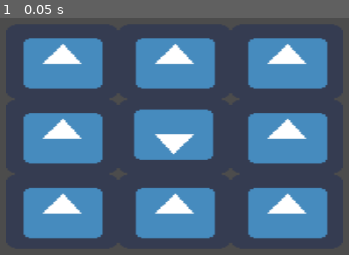
Above: before the commit, frame 1.
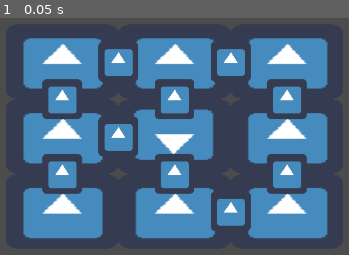
Above: after the commit, the same moment.

Repository: ko-redtruck/arctic-nightmare
Game: Godot game, scene res://scenes/Game.tscn
The game is run twice, just before and just after one commit, with the same random seed, the same clock (stepped at 60 frames per second) and the same inputs. The engine's default icon, where the game draws it, is replaced by a stand-in: a white triangle on a blue panel in a dark square.
Inputs:
- Up to frame 1 (0.05 s): no input

The runs differ from the first frame. In frame 1, 14% of the frame differs, in the area x 12-88%, y 10-90%.

Commit message:
added procedural doors

Diff:
--- a/scenes/House.gd
+++ b/scenes/House.gd
@@ -34,13 +34,72 @@
 			position.x = -room_size.x
 			position.y += room_size.y
 
+	# place doors procedurally
+	var room_connections = dfs()
+	# print(room_connections)
+	for connection in room_connections:
+		var v1 = index_to_vec(connection[0])
+		var v2 = index_to_vec(connection[1])
+		var wall_center = (v1 + v2)/2
+		var wall = load('res://scenes/TempWallConnector.tscn').instance()
+		wall.position = wall_center
+		wall.set_name("WallConnector" + str(connection[0], connection[1]))
+		# print(connection)
+		# print(v1)
+		# print(v2)
+		# print(wall_center)
+
+		add_child(wall)
+
 func dfs():
 	var edge_list = []
 
 	var start_room = randi() % 9
 
+	var done_list = []
+	var up_next_list = [start_room]
+
+	while done_list.size() < 9:
+		# print(up_next_list)
+		# print(done_list)
+
+		up_next_list.shuffle()
+		var t = up_next_list.pop_front()
+
+		var add_next = neighbours_in_bounds(t)
+
+		# filter already done
+		for i in add_next:
+			if done_list.has(i) or up_next_list.has(i):
+				add_next.erase(i)
+
+		# add edges
+		for i in add_next:
+			edge_list.push_back([t, i])
+
+		up_next_list.append_array(add_next)
+
+		done_list.push_back(t)
+
 	print("TODO")
 
+	return edge_list
 
+func neighbours_in_bounds(index):
+	var neighbours = []
+	if index % 3 != 0:
+		neighbours.push_back(index - 1)
 
-	return edge_list
+	if index % 3 != 2:
+		neighbours.push_back(index + 1)
+
+	if int(index / 3) != 0:
+		neighbours.push_back(index - 3)
+
+	if int(index / 3) != 2:
+		neighbours.push_back(index + 3)
+
+	return neighbours
+
+func index_to_vec(index):
+	return Vector2((index % 3) - 0.5, int(index / 3) - 0.5) * Vector2(9, 6) - Vector2(4.5, 3)
--- /dev/null
+++ b/scenes/TempWallConnector.tscn
@@ -0,0 +1,9 @@
+[gd_scene load_steps=2 format=2]
+
+[ext_resource path="res://icon.png" type="Texture" id=1]
+
+[node name="TempWallConnector" type="Node2D"]
+
+[node name="Sprite" type="Sprite" parent="."]
+scale = Vector2( 0.05, 0.05 )
+texture = ExtResource( 1 )
